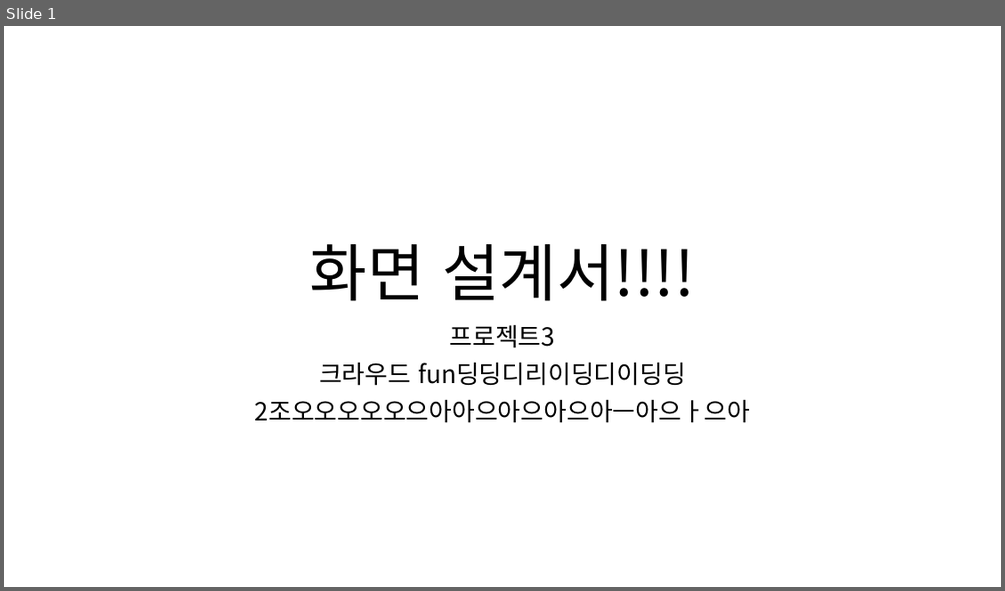
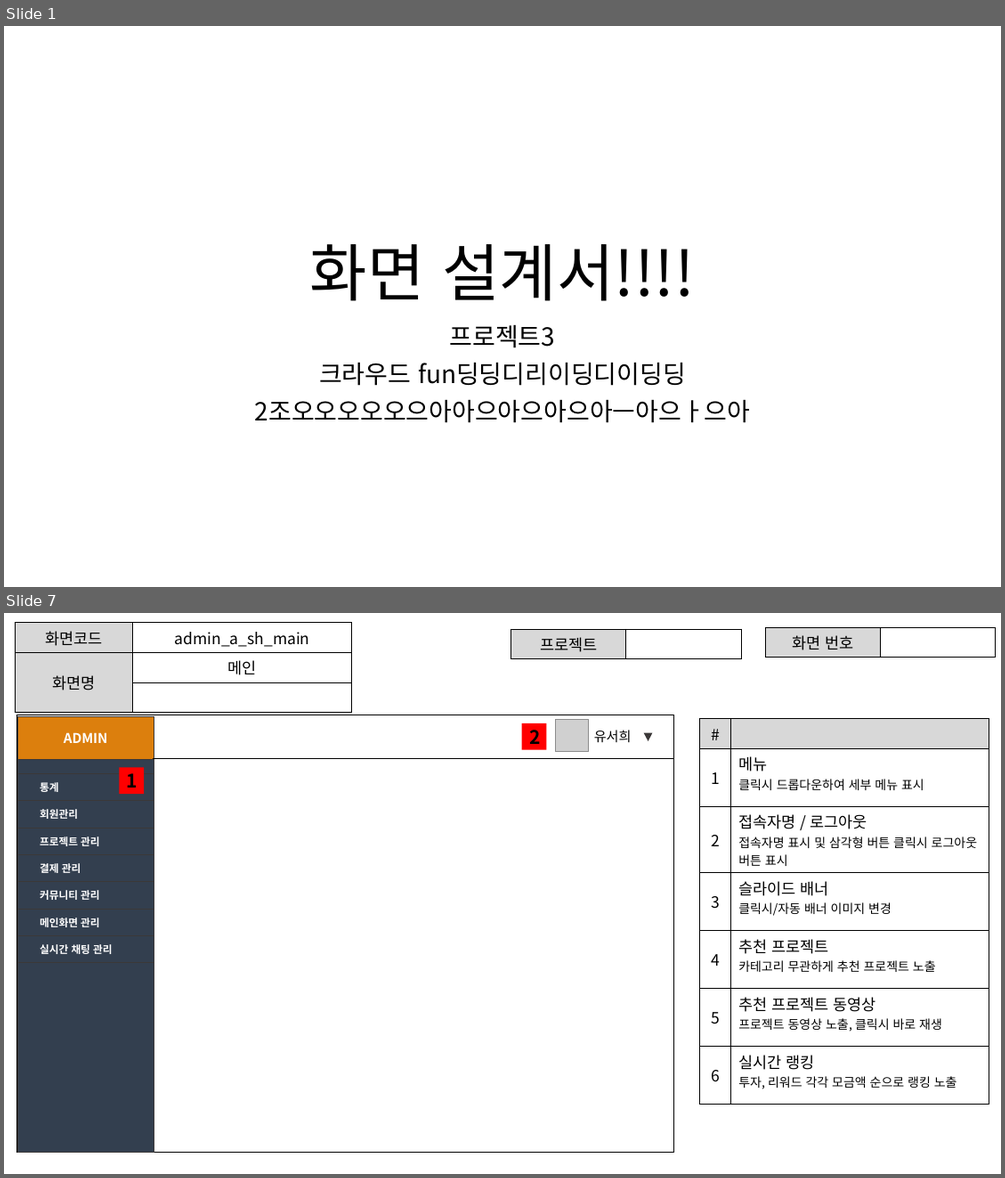
Before and after one commit to ezenteam2/EzenCrowdFunding, a slide deck: project03 화면설계서/project03 - 화면 설계서 - 서희.pptx. Shown one above the other, each under a label of ours: slide 1 before the commit, slides 1 and 7 after it; the slides between them are not shown. The pictures are 1005x591 and 1005x1178 pixels, drawn with LibreOffice and Linux fonts; fonts in the diff are those of the drawing; grey boxes stand for pictures. Boxes give left, top, right and bottom in pixels: in the first picture for what was removed or moved away, otherwise in the second. Text is boxed around its words. In the diff, an @@ line names an element or a change of style, - is before the commit and + after.

```diff
--- a/project03 화면설계서/project03 - 화면 설계서 - 서희.pptx
+++ b/project03 화면설계서/project03 - 화면 설계서 - 서희.pptx
@@ slide 7 added at (4,613,1001,1174), background #FFFFFF @@
@@ table added at (15,623,352,701), 3 rows, 2 columns @@
+화면코드 | admin_a_sh_main
+화면명 | 메인
+ | 
@@ table added at (511,629,741,656), 1 rows, 2 columns @@
+프로젝트 | 
@@ table added at (765,627,995,654), 1 rows, 2 columns @@
+화면 번호 | 
@@ rectangle added at (16,714,673,1152), fill #FFFFFF, outline #000000 1 pt @@
@@ table added at (17,716,154,1152), 10 rows, 1 columns @@
+ADMIN
+
+통계
+회원관리
+프로젝트 관리
+결제 관리
+커뮤니티 관리
+메인화면 관리
+실시간 채팅 관리
+
@@ picture added at (555,719,588,752) @@
@@ table added at (700,718,989,1094), 7 rows, 2 columns @@
+# | 
+1 | 메뉴 / 클릭시 드롭다운하여 세부 메뉴 표시
+2 | 접속자명 / 로그아웃 / 접속자명 표시 및 삼각형 버튼 클릭시 로그아웃 버튼 표시
+3 | 슬라이드 배너 / 클릭시/자동 배너 이미지 변경
+4 | 추천 프로젝트 / 카테고리 무관하게 추천 프로젝트 노출
+5 | 추천 프로젝트 동영상 / 프로젝트 동영상 노출, 클릭시 바로 재생
+6 | 실시간 랭킹 / 투자, 리워드 각각 모금액 순으로 랭킹 노출
@@ rectangle added at (521,723,546,749), fill #FF0000, 18 pt, text #000000, bold @@
+2
@@ text added at (594,730,631,743), 13 pt, text #000000 @@
+유서희
@@ triangle added at (644,732,653,741), fill #3B3838 @@
@@ rectangle added at (119,767,144,793), fill #FF0000, 18 pt, text #000000, bold @@
+1
@@ line added from (153, 759) to (674, 759), #000000 0.5 pt @@
```
Also in this commit, not shown: 3 slides changed, 7 other slides added, 1 slide removed, 1 other file.
